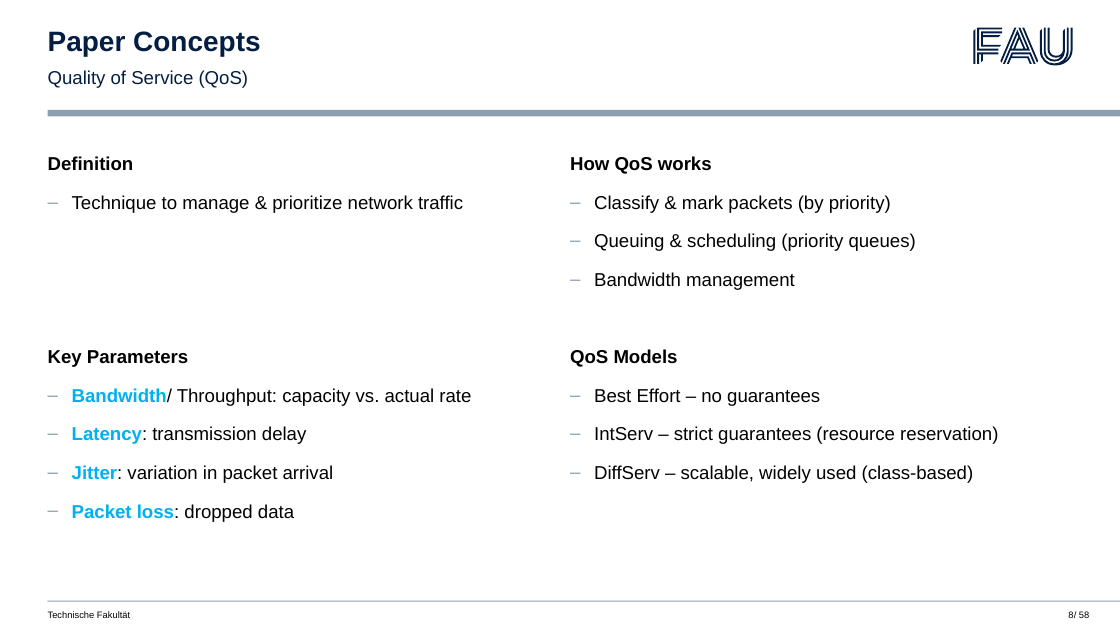
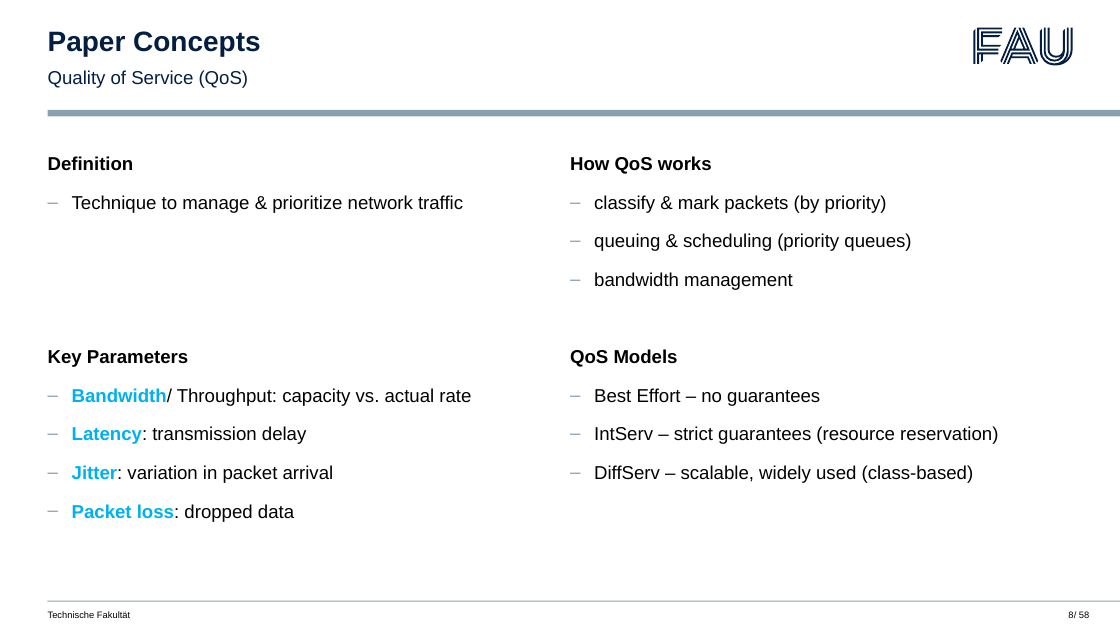
Before and after one commit to daschdy/NeuRa, a slide deck: slide 8 of presentation/Präsentation_NeuRa.pptx. Drawn at 1120x630 pixels with LibreOffice and Linux fonts; fonts in the diff are those of the drawing; background and template pictures are left out. Boxes give left, top, right and bottom in pixels: in the first picture for what was removed or moved away, otherwise in the second. Text is boxed around its words. In the diff, an @@ line names an element or a change of style, - is before the commit and + after.

```diff
--- a/presentation/Präsentation_NeuRa.pptx
+++ b/presentation/Präsentation_NeuRa.pptx
@@ text at box(594, 195, 911, 290): text changed @@
-– Classify & mark packets (by priority)
-– Queuing & scheduling (priority queues)
-– Bandwidth management
+– classify & mark packets (by priority)
+– queuing & scheduling (priority queues)
+– bandwidth management
```
Also in this commit, not shown: 6 other slides changed.
